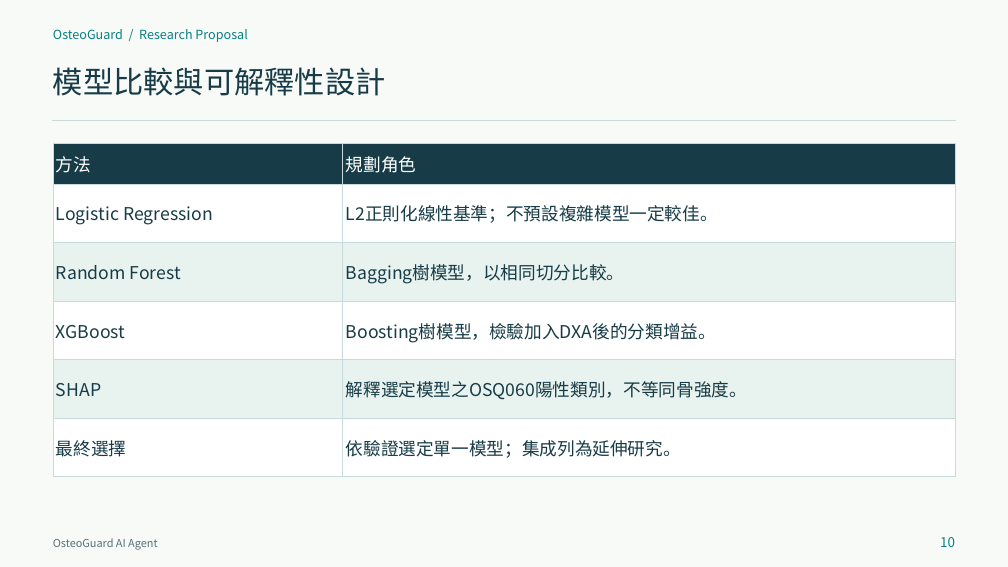
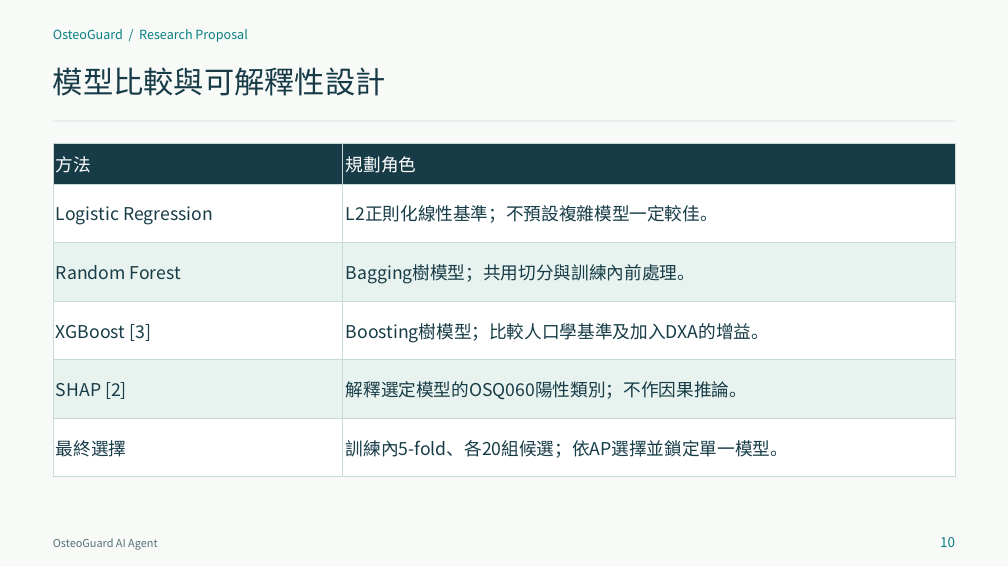
Before and after one commit to contemplator/nchu-bone-health-agent, a slide deck: slide 10 of output/OsteoGuard_Proposal_20261102.pptx. Drawn at 1008x567 pixels with LibreOffice and Linux fonts; fonts in the diff are those of the drawing. Boxes give left, top, right and bottom in pixels: in the first picture for what was removed or moved away, otherwise in the second. Text is boxed around its words. In the diff, an @@ line names an element or a change of style, - is before the commit and + after.

```diff
--- a/output/OsteoGuard_Proposal_20261102.pptx
+++ b/output/OsteoGuard_Proposal_20261102.pptx
@@ table at [53,143,955,476] @@
-row 3, column 2: Bagging樹模型，以相同切分比較。
+row 3, column 2: Bagging樹模型；共用切分與訓練內前處理。
-row 4, column 1: XGBoost
+row 4, column 1: XGBoost [3]
-row 4, column 2: Boosting樹模型，檢驗加入DXA後的分類增益。
+row 4, column 2: Boosting樹模型；比較人口學基準及加入DXA的增益。
-row 5, column 1: SHAP
+row 5, column 1: SHAP [2]
-row 5, column 2: 解釋選定模型之OSQ060陽性類別，不等同骨強度。
+row 5, column 2: 解釋選定模型的OSQ060陽性類別；不作因果推論。
-row 6, column 2: 依驗證選定單一模型；集成列為延伸研究。
+row 6, column 2: 訓練內5-fold、各20組候選；依AP選擇並鎖定單一模型。
@@ borders changed @@
@@ line (53, 121) - (955, 121): stroke #C8DAD9 0.75 pt to #C8DAD9 1 pt @@
```
Also in this commit, not shown: 28 other slides changed, 6 slides added, 6 slides removed, 7 other files.
